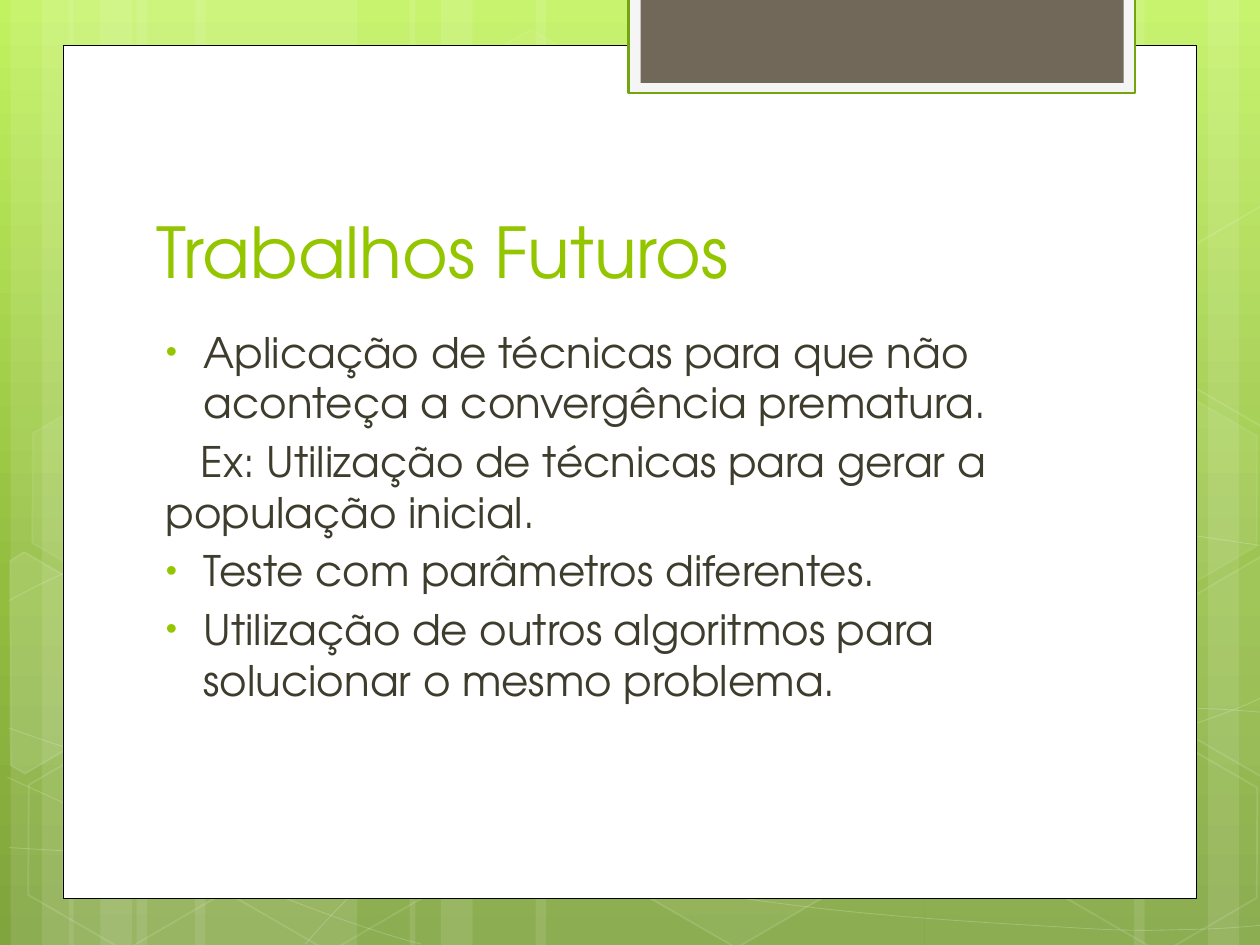
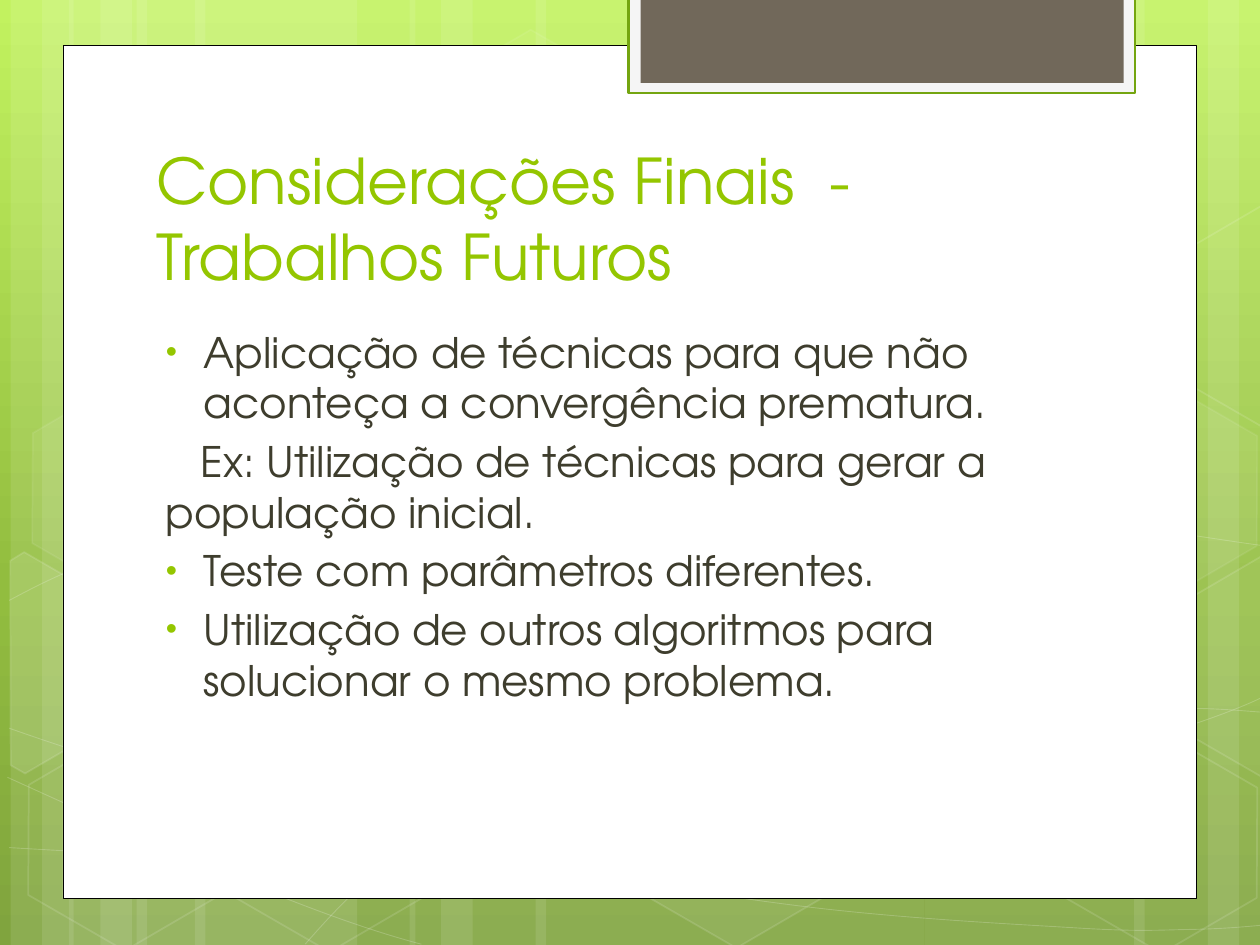
Before and after one commit to alexandregme/tcc2, a slide deck: slide 42 of Apresentação.pptx (slide 41 before the commit). Drawn at 1260x945 pixels with LibreOffice and Linux fonts; fonts in the diff are those of the drawing. Boxes give left, top, right and bottom in pixels: in the first picture for what was removed or moved away, otherwise in the second. Text is boxed around its words. In the diff, an @@ line names an element or a change of style, - is before the commit and + after.

```diff
--- a/Apresentação.pptx
+++ b/Apresentação.pptx
@@ title at <box>156,156,795,281</box>: text changed; size 40 to 36 pt @@
-Trabalhos Futuros
+Considerações Finais -
+Trabalhos Futuros
```
Also in this commit, not shown: 11 other slides changed, 6 slides added, 3 slides removed, 2 other files.
